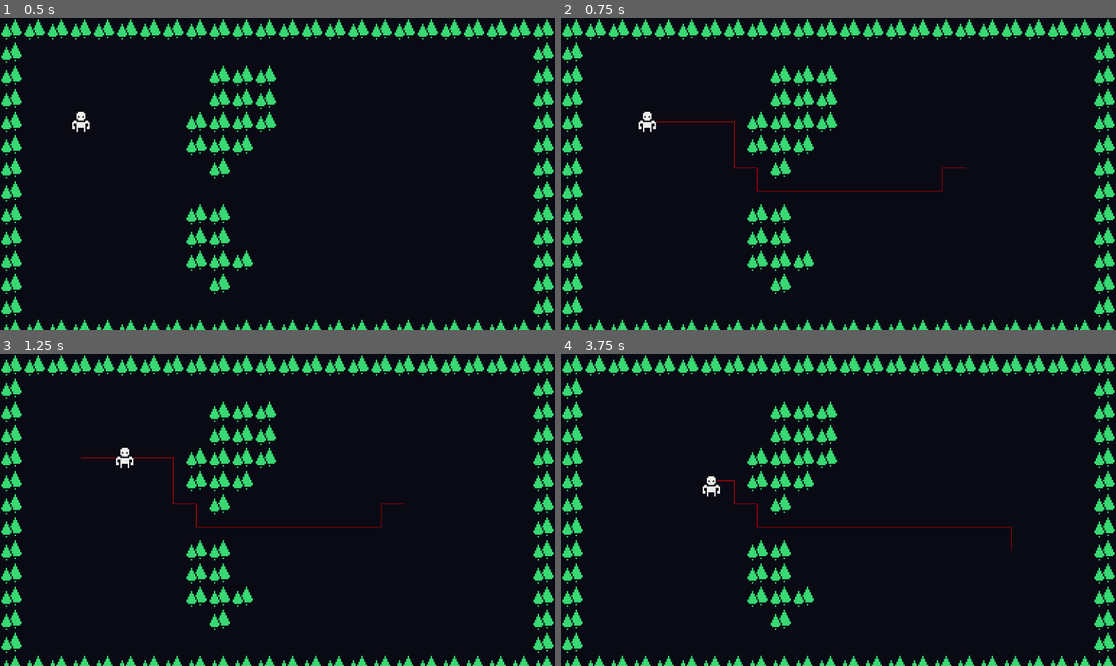
Above: before the commit, frames 1-4 (two rows, left to right).
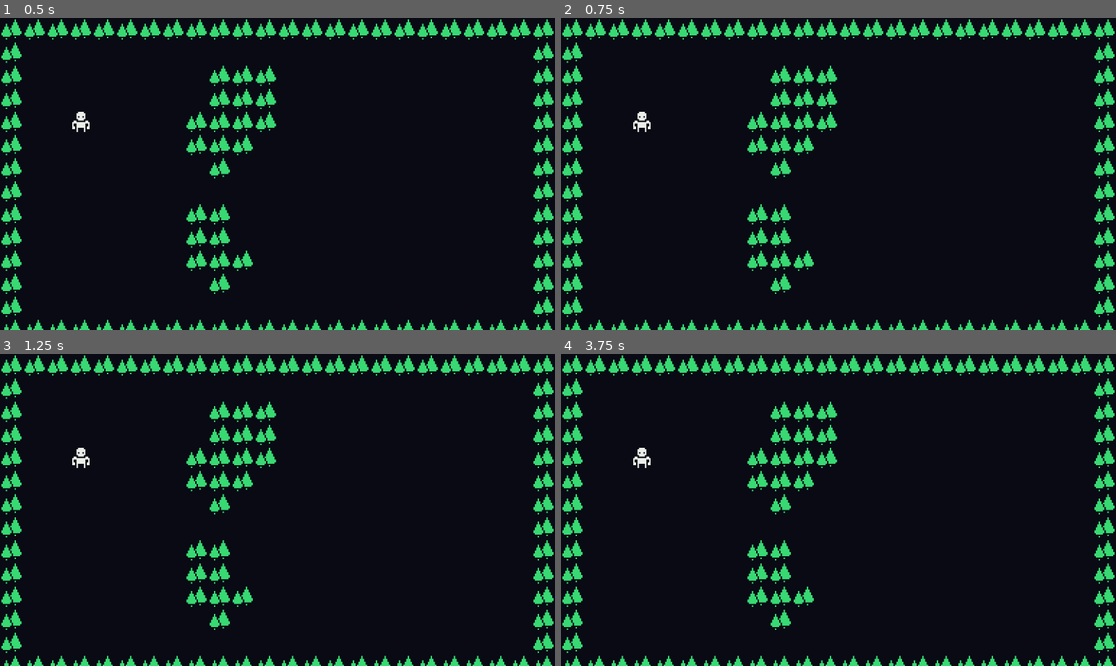
Above: after the commit, the same moments.

Repository: Paraldos/testGame
Game: Godot game, scene res://world.tscn
Two runs of this game, one before a commit and one after it. Both use one fixed random seed, a clock stepped at 60 frames per second and the inputs below.
Inputs (mouse positions are in pixels of both pictures, inside the frame that each line leads up to):
- Up to frame 1 (0.5 s): no input
- Up to frame 2 (0.75 s): tap Enter at 0.5 s; move the mouse to (960, 158) at 0.52 s; click (960, 158) at 0.67 s
- Up to frame 3 (1.25 s): no input
- Up to frame 4 (3.75 s): move the mouse to (727, 525) at 1.27 s; click (727, 525) at 1.42 s; move the mouse to (894, 441) at 2.02 s; click (894, 441) at 2.17 s; move the mouse to (810, 572) at 2.77 s; click (810, 572) at 2.92 s; move the mouse to (1005, 556) at 3.52 s; click (1005, 556) at 3.67 s

Frame 1 is identical in both runs. In frame 2, 0.4% of the frame differs, in the area x 13-73%, y 30-56%; in frame 3, 0.5%; in frame 4, 0.5%, in the area x 13-82%, y 30-64%.

Commit message:
working on selector

Diff:
--- a/character/character.gd
+++ b/character/character.gd
@@ -4,7 +4,6 @@
 @export var move_duration = 0.3
 
 var selected = true
-var path : Array[Vector2]
 
 @onready var state_machine: CharStateMachine = %StateMachine
 @onready var idle_state: CharacterState = %IdleState
@@ -15,14 +14,3 @@
 
 func _physics_process(delta: float) -> void:
 	pass
-
-func _unhandled_input(event: InputEvent) -> void:
-	_left_click(event)
-
-func _left_click(event: InputEvent):
-	if not selected: return
-	if event is not InputEventMouseButton: return
-	if event.button_index == MOUSE_BUTTON_LEFT && event.pressed:
-		path = Grid.get_world_path(global_position, get_global_mouse_position())
-		move_state.update_path(path)
-		state_machine.change_state(move_state)
--- a/world.tscn
+++ b/world.tscn
@@ -3,6 +3,7 @@
 [ext_resource type="PackedScene" uid="uid://irc3mcnc40sd" path="res://world/tile_map.tscn" id="1_f3sb7"]
 [ext_resource type="Script" uid="uid://ce8ka4d7ca7kg" path="res://world.gd" id="1_tlwt5"]
 [ext_resource type="PackedScene" uid="uid://ogy5uqgqqr7y" path="res://character/character.tscn" id="3_tlwt5"]
+[ext_resource type="PackedScene" uid="uid://bu5xdmyqnrbft" path="res://world/unit_selector.tscn" id="4_aqk2v"]
 
 [node name="world" type="Node2D" unique_id=1869646056]
 script = ExtResource("1_tlwt5")
@@ -32,3 +33,5 @@
 
 [node name="Character" parent="." unique_id=1639954916 instance=ExtResource("3_tlwt5")]
 position = Vector2(144, 192)
+
+[node name="UnitSelector" parent="." unique_id=1073337988 instance=ExtResource("4_aqk2v")]
--- /dev/null
+++ b/world/unit_selector.gd
@@ -0,0 +1,18 @@
+extends Area2D
+
+@onready var selection_shape: CollisionShape2D = %SelectionShape
+@onready var selection_visual: Line2D = %SelectionVisual
+var start_point
+
+func _ready() -> void:
+	monitoring = false
+	selection_visual.visible = false
+
+func _unhandled_input(event: InputEvent) -> void:
+	_left_click(event)
+
+func _left_click(event: InputEvent):
+	if event is not InputEventMouseButton: return
+	if event.button_index != MOUSE_BUTTON_LEFT: return
+	if event.pressed:
+		pass
--- /dev/null
+++ b/world/unit_selector.tscn
@@ -0,0 +1,16 @@
+[gd_scene format=3 uid="uid://bu5xdmyqnrbft"]
+
+[ext_resource type="Script" uid="uid://bfcu1e7awyygi" path="res://world/unit_selector.gd" id="1_3d7t4"]
+
+[sub_resource type="RectangleShape2D" id="RectangleShape2D_0kc5u"]
+size = Vector2(96, 96)
+
+[node name="UnitSelector" type="Area2D" unique_id=1390717231]
+script = ExtResource("1_3d7t4")
+
+[node name="SelectionShape" type="CollisionShape2D" parent="." unique_id=349902214]
+unique_name_in_owner = true
+shape = SubResource("RectangleShape2D_0kc5u")
+
+[node name="SelectionVisual" type="Line2D" parent="." unique_id=1546362186]
+unique_name_in_owner = true
Binary file added: assets/images/ui/simple_frame-Sheet.png
Not shown, added: assets/images/ui/simple_frame-Sheet.png.import
Binary file added: assets/images/ui/simple_frame.aseprite
Not shown, added: world/unit_selector.gd.uid
